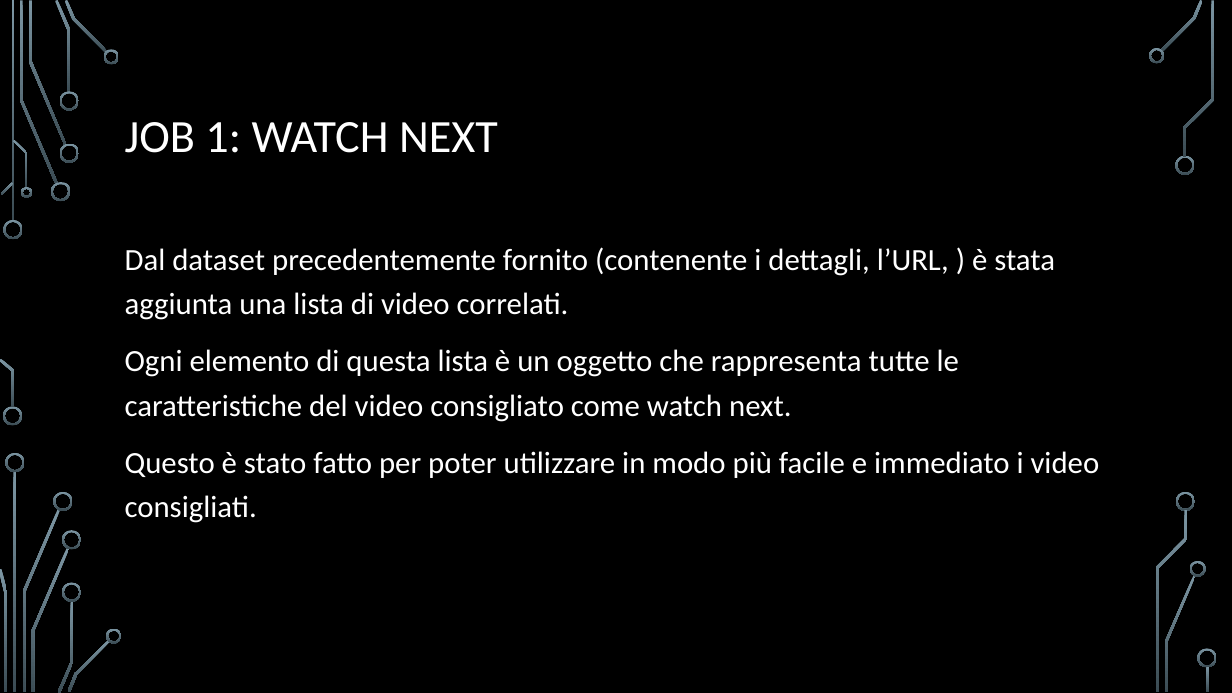
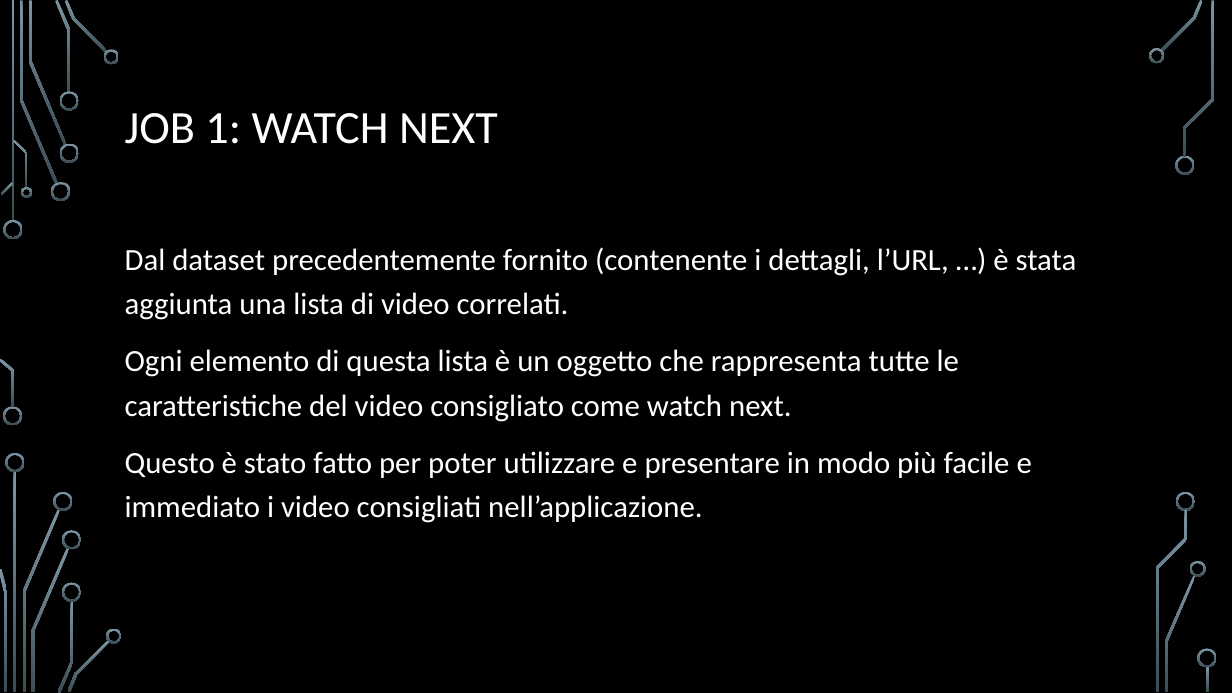
Before and after one commit to carraraFederico/TEDxLearn_ProgettoCloudMobile_2024, a slide deck: slide 2 of Presentazioni/TEDxLearn_part2.pptx. Drawn at 1232x693 pixels with LibreOffice and Linux fonts; fonts in the diff are those of the drawing; background and template pictures are left out. Boxes give left, top, right and bottom in pixels: in the first picture for what was removed or moved away, otherwise in the second. Text is boxed around its words. In the diff, an @@ line names an element or a change of style, - is before the commit and + after.

Commit message:
Presentazione 2

```diff
--- a/Presentazioni/TEDxLearn_part2.pptx
+++ b/Presentazioni/TEDxLearn_part2.pptx
@@ title "JOB 1: WATCH NEXT": place and size @@
-title "JOB 1: WATCH NEXT" at <box>125,122,498,153</box>
+title "JOB 1: WATCH NEXT" at <box>125,113,498,144</box>
@@ text at <box>125,247,1077,320</box>: text changed @@
-Dal dataset precedentemente fornito (contenente i dettagli, l’URL, ) è stata aggiunta una lista di video correlati.
+Dal dataset precedentemente fornito (contenente i dettagli, l’URL, …) è stata aggiunta una lista di video correlati.
@@ text at <box>125,451,1032,523</box>: text changed @@
-Questo è stato fatto per poter utilizzare in modo più facile e immediato i video consigliati.
+Questo è stato fatto per poter utilizzare e presentare in modo più facile e immediato i video consigliati nell’applicazione.
```
Also in this commit, not shown: 7 other slides changed, 1 other file.
